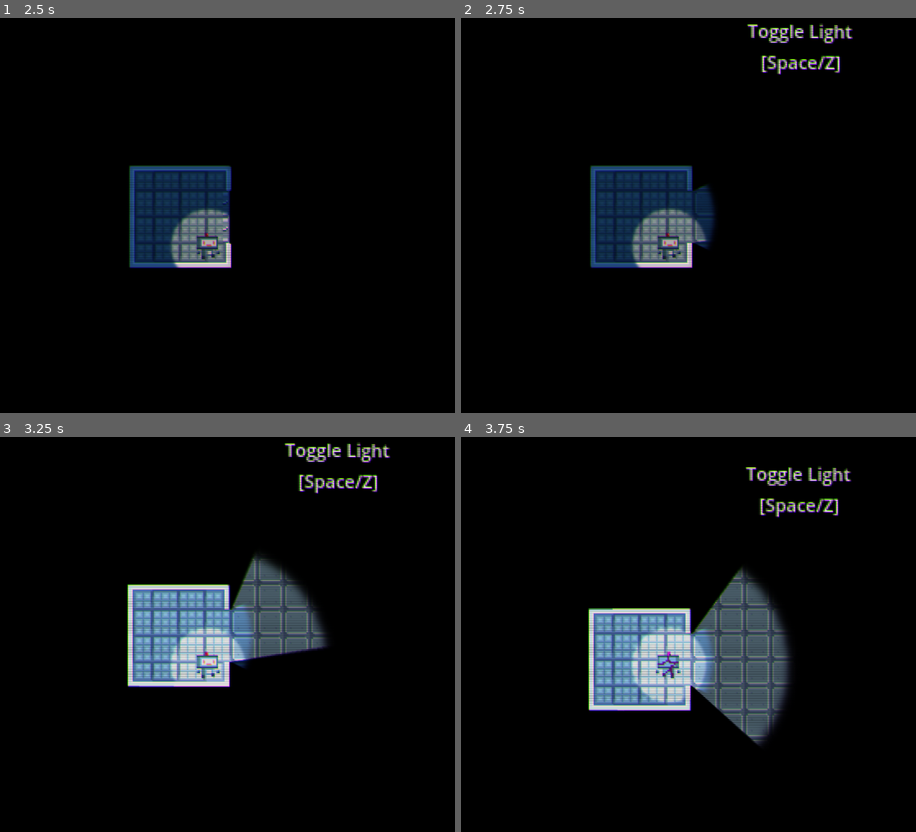
Above: before the commit, frames 1-4 (two rows, left to right).
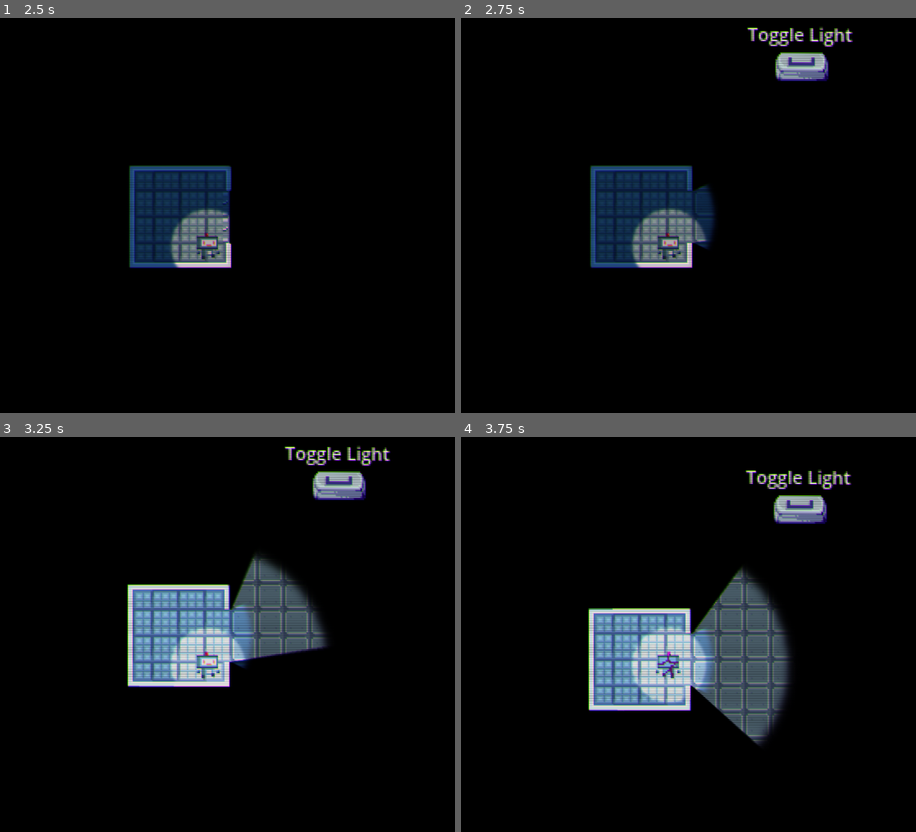
Above: after the commit, the same moments.

Repository: CookieCherith0969/GDM-Assignment-4
Game: Godot game, scene res://Scenes/Levels/StartMenu.tscn
Two runs of this game, one before a commit and one after it. Both use one fixed random seed, a clock stepped at 60 frames per second and the inputs below.
Inputs (mouse positions are in pixels of both pictures, inside the frame that each line leads up to):
- Up to frame 1 (2.5 s): click "PLAY" at 0.5 s; move the mouse to (323, 219) at 1.27 s; hold D (Right) 1.28-2.03 s; hold Space (Light) 1.28-2.03 s; move the mouse to (100, 274) at 2.02 s; hold S (Down) from 2.03 s (still down); tap E (Interact) at 2.1 s; tap Space (Light) at 2.3 s
- Up to frame 2 (2.75 s): keep holding S (Down)
- Up to frame 3 (3.25 s): move the mouse to (259, 547) at 2.77 s; release S (Down) at 2.78 s; hold D (Right) from 2.78 s (still down); hold Space (Light) from 2.78 s (still down)
- Up to frame 4 (3.75 s): tap Enter at 3.5 s; move the mouse to (643, 772) at 3.52 s; release D (Right) at 3.53 s; release Space (Light) at 3.53 s; hold W (Up) from 3.53 s (still down); tap C (TempCorrupt) at 3.6 s

Frame 1 is identical in both runs. In frame 2, 1.7% of the frame differs, in the area x 62-87%, y 1-17%; in frame 3, 1.7%; in frame 4, 1.7%, in the area x 62-86%, y 7-23%.

Commit message:
Warning cleanup

Diff:
--- a/Scenes/Levels/Tutorial.tscn
+++ b/Scenes/Levels/Tutorial.tscn
@@ -1,10 +1,11 @@
-[gd_scene load_steps=16 format=3 uid="uid://4rc7u7dy5bjc"]
+[gd_scene load_steps=17 format=3 uid="uid://4rc7u7dy5bjc"]
 
 [ext_resource type="Script" path="res://Scripts/Level.gd" id="1_1usku"]
 [ext_resource type="PackedScene" uid="uid://c5vdoogs4nd0r" path="res://Scenes/darkness.tscn" id="1_165n0"]
 [ext_resource type="Texture2D" uid="uid://pjmvuxj7cjlu" path="res://Art/PlaceholderArt/GlowLight.png" id="1_qymnq"]
 [ext_resource type="Script" path="res://Scripts/HidingText.gd" id="2_12hn7"]
 [ext_resource type="PackedScene" uid="uid://cast1lupeqmo" path="res://Scenes/tile_map.tscn" id="2_uqaca"]
+[ext_resource type="Texture2D" uid="uid://mg2qgav2j7pt" path="res://Art/LightPopup.png" id="3_gth47"]
 [ext_resource type="PackedScene" uid="uid://gcm8lbssgypr" path="res://Scenes/lightGate.tscn" id="3_ysgnm"]
 [ext_resource type="PackedScene" uid="uid://c042mnm23xyoo" path="res://Scenes/lampPlant.tscn" id="4_pwxd5"]
 [ext_resource type="PackedScene" uid="uid://dudk7d7ss8mki" path="res://Scenes/Glass.tscn" id="7_0eb6t"]
@@ -23,22 +24,25 @@
 
 [node name="Darkness" parent="." instance=ExtResource("1_165n0")]
 
+[node name="Light Prompt" type="Sprite2D" parent="."]
+light_mask = 2
+position = Vector2(50, -27)
+texture = ExtResource("3_gth47")
+
 [node name="Label" type="Label" parent="."]
 light_mask = 2
 z_index = 3
 offset_left = -4.0
-offset_top = -57.0
+offset_top = -64.0
 offset_right = 103.0
-offset_bottom = -22.0
+offset_bottom = -29.0
 theme_override_font_sizes/font_size = 11
-text = "Toggle Light
-[Space/Z]"
+text = "Toggle Light"
 horizontal_alignment = 1
 vertical_alignment = 1
 
 [node name="PointLight2D" type="PointLight2D" parent="Label"]
-position = Vector2(47, 17)
-scale = Vector2(1, 0.465)
+position = Vector2(54, 18)
 range_item_cull_mask = 2
 texture = ExtResource("1_qymnq")
 
@@ -64,12 +68,18 @@
 
 [node name="TileMap" parent="." instance=ExtResource("2_uqaca")]
 layer_0/tile_data = PackedInt32Array(0, 65540, 2, 1, 65540, 2, 2, 65540, 2, 3, 65540, 2, 4, 65540, 2, 196613, 65540, 2, …(10444 unchanged characters)…
+layer_1/tile_data = PackedInt32Array(-65510, 131072, 0, -65509, 131072, 0, -65508, 65536, 0, -65507, 65536, 0, -65506, 196608, 0, 30, 0, 4, 31, 131072, 0, 32, 131072, 0, 33, 196608, 0, 65569, 196608, 1, 65568, 65536, 1, 65567, 131072, 2, 65566, 65536, 2, 65565, 131072, 1, 65564, 65536, 2, 65563, 131072, 1, 65562, 131072, 1, 26, 131072, 2, 27, 65536, 2, 28, 65536, 2, 29, 131072, 1)
+layer_2/tile_data = PackedInt32Array(-65510, 262144, 1342177280, 26, 262144, 1342177280, 65562, 262144, 1342177280)
 
 [node name="Enemies" type="Node2D" parent="."]
 
 [node name="Hive" parent="Enemies" instance=ExtResource("10_6yq8q")]
 position = Vector2(518, 20)
-scout_num = 3
+scout_num = 2
+
+[node name="Hive2" parent="Enemies" instance=ExtResource("10_6yq8q")]
+position = Vector2(457, 19)
+scout_num = 2
 
 [node name="Gates" type="Node2D" parent="."]
 
@@ -122,18 +132,18 @@
 position = Vector2(376, -6)
 
 [node name="LightGate" parent="." instance=ExtResource("3_ysgnm")]
-position = Vector2(532, 51)
+position = Vector2(532, 41)
 rotation = 1.5708
-gateSize = Vector2i(14, 8)
+gateSize = Vector2i(15, 8)
 
 [node name="InvertedDecoLight" parent="." instance=ExtResource("13_1tqma")]
-position = Vector2(537, 9)
+position = Vector2(489, 13)
 
 [node name="InvertedDecoLight3" parent="." instance=ExtResource("13_1tqma")]
-position = Vector2(430, 64)
+position = Vector2(428, 63)
 
 [node name="InvertedDecoLight4" parent="." instance=ExtResource("13_1tqma")]
-position = Vector2(255, 43)
+position = Vector2(261, 43)
 
 [node name="InvertedDecoLight5" parent="." instance=ExtResource("13_1tqma")]
 position = Vector2(358, -13)
--- a/Scenes/player.tscn
+++ b/Scenes/player.tscn
@@ -30,7 +30,7 @@
 
 [node name="BatterySprite" type="Sprite2D" parent="."]
 visible = false
-position = Vector2(0, -15)
+position = Vector2(0, -13)
 rotation = 1.5708
 texture = ExtResource("3_bil8g")
 
--- a/Scripts/Autoloads/SoundManager.gd
+++ b/Scripts/Autoloads/SoundManager.gd
@@ -10,15 +10,6 @@
 var button = $menuButton
 @onready
 var pickup = $pickup
-
-# Called when the node enters the scene tree for the first time.
-func _ready():
-	pass # Replace with function body.
-
-
-# Called every frame. 'delta' is the elapsed time since the previous frame.
-func _process(delta):
-	pass
 
 func start_music():
 	ambient.stop()
--- a/Scripts/Autoloads/gui_manager.gd
+++ b/Scripts/Autoloads/gui_manager.gd
@@ -2,15 +2,6 @@
 
 @onready
 var window = $TextWindow
-
-# Called when the node enters the scene tree for the first time.
-func _ready():
-	pass
-
-
-# Called every frame. 'delta' is the elapsed time since the previous frame.
-func _process(delta):
-	pass
 
 func show_window(contents : String):
 	window.show()
--- a/Scripts/Autoloads/level_manager.gd
+++ b/Scripts/Autoloads/level_manager.gd
@@ -28,8 +28,8 @@
 	current_level.free()
 	if transition:
 		current_name = "TransitionElevator"
-		var level_scene = ResourceLoader.load("res://Scenes/Levels/"+"TransitionElevator"+".tscn")
-		current_level = level_scene.instantiate()
+		var elevator_scene = ResourceLoader.load("res://Scenes/Levels/TransitionElevator.tscn")
+		current_level = elevator_scene.instantiate()
 		get_tree().root.add_child(current_level)
 		get_tree().current_scene = current_level
 		SoundManager.start_ambient()
--- a/Scripts/Darkness.gd
+++ b/Scripts/Darkness.gd
@@ -7,8 +7,3 @@
 func _ready():
 	if !disable:
 		show()
-
-
-# Called every frame. 'delta' is the elapsed time since the previous frame.
-func _process(delta):
-	pass
--- a/Scripts/battery.gd
+++ b/Scripts/battery.gd
@@ -1,15 +1,4 @@
 extends Area2D
-
-
-# Called when the node enters the scene tree for the first time.
-func _ready():
-	pass # Replace with function body.
-
-
-# Called every frame. 'delta' is the elapsed time since the previous frame.
-func _process(delta):
-	pass
-
 
 func _on_body_entered(body):
 	if is_instance_of(body, Player) and not body.has_battery:
--- a/Scripts/port.gd
+++ b/Scripts/port.gd
@@ -22,11 +22,6 @@
 		start_with_battery = start_with_battery
 	else:
 		has_battery = start_with_battery
-
-
-# Called every frame. 'delta' is the elapsed time since the previous frame.
-func _process(delta):
-	pass
 
 func set_start_battery(val : bool):
 	start_with_battery = val
--- a/Scripts/text_window.gd
+++ b/Scripts/text_window.gd
@@ -4,15 +4,6 @@
 
 @onready
 var text = $Control/MarginContainer/RichTextLabel
-
-# Called when the node enters the scene tree for the first time.
-func _ready():
-	pass
-
-
-# Called every frame. 'delta' is the elapsed time since the previous frame.
-func _process(delta):
-	pass
 
 func close():
 	GuiManager.hide_window()
Not shown: 1 places in Scenes/Levels/TransitionElevator.tscn that only renumber resources
